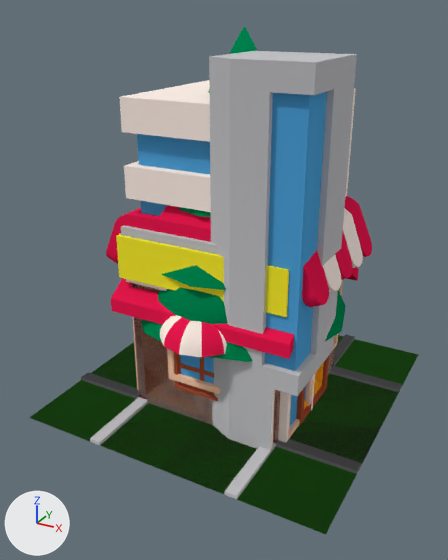
An edit to the Blender file Blender/KIA_World.blend, drawn before and after from the same camera.
Before and after are seen from a camera (50 mm lens) standing at (3.36, -6.57, 4.81) and looking at (-0.07, -0.34, 1.69). Lighting does not change. The marker at lower left points along +X, +Y and +Z.

The first picture shows 'CarDealerJunky', 'Grass', 'Gym', 'Home', 'Jeweler', 'Office', 'Restaurant', 'Road_I', 'Road_L', 'Road_T', 'Road_X', 'Tree_Deciduous', 'Tree_Evergreen'.
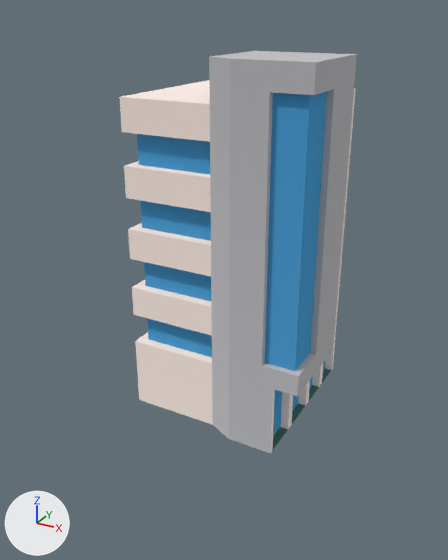
The edits, one by one:
Object 'Home' (ob_home) is now hidden.
Object 'Restaurant' (ob_restaurant) is now hidden.
Object 'Road_X' (ob_road_x) is now hidden.
Object 'Road_T' (ob_road_t) is now hidden.
Object 'Road_L' (ob_road_l) is now hidden.
Object 'Road_I' (ob_road_i) is now hidden.
Object 'Grass' (ob_grass) is now hidden.
Object 'Tree_Deciduous' (ob_tree_deciduous) is now hidden.
Object 'Tree_Evergreen' (ob_tree_evergreen) is now hidden.
Object 'Gym' (ob_gym) is now hidden.
Object 'Jeweler' (ob_jeweler) is now hidden.
Object 'CarDealerJunky' (ob_cardealerjunky) is now hidden.

Changed parts and their boxes [x1, y1, x2, y2] in the pictures (448 x 560 px):
'Grass', hidden (green): before [29, 335, 418, 534]
'Restaurant', hidden (red): before [106, 196, 372, 442]
'Road_X', hidden: before [81, 334, 417, 532]
'CarDealerJunky', hidden (yellow): before [116, 234, 334, 441]
'Home', hidden: before [111, 267, 359, 443]
'Tree_Evergreen', hidden (green): before [141, 25, 346, 362]
'Road_L', hidden (green): before [36, 337, 415, 474]
'Gym', hidden: before [121, 225, 333, 443]
'Tree_Deciduous', hidden (green): before [158, 287, 228, 324]
'Road_T', hidden: before [82, 345, 402, 492]
'Road_I', hidden (green): before [125, 336, 402, 438]
'Jeweler', hidden (brown): before [132, 283, 334, 442]
